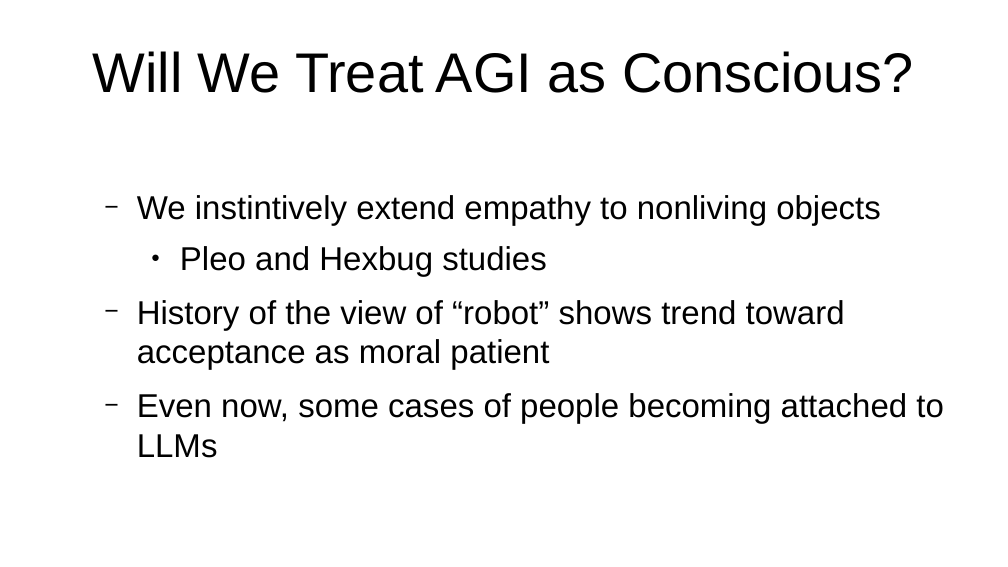
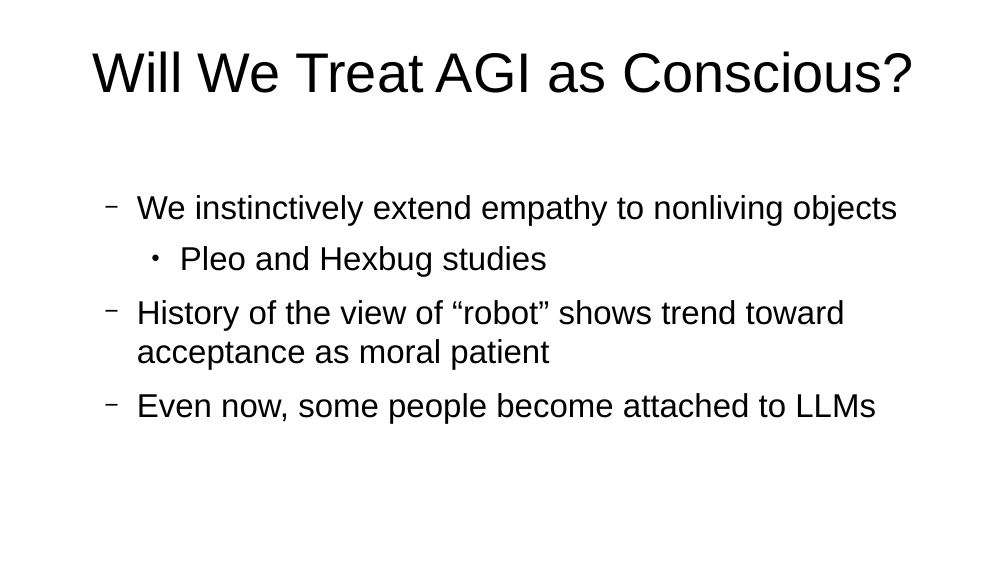
Before and after one commit to ClintStaley/AITalks, a slide deck: slide 8 of UATX/AIPhilosophy.odp. Drawn at 1008x567 pixels with LibreOffice and Linux fonts; fonts in the diff are those of the drawing. Boxes give left, top, right and bottom in pixels: in the first picture for what was removed or moved away, otherwise in the second. Text is boxed around its words. In the diff, an @@ line names an element or a change of style, - is before the commit and + after.

```diff
--- a/UATX/AIPhilosophy.odp
+++ b/UATX/AIPhilosophy.odp
@@ text at (x1=137, y1=195, x2=898, y2=226): text changed @@
-  − We instintively extend empathy to nonliving objects
+  − We instinctively extend empathy to nonliving objects
@@ text at (x1=137, y1=393, x2=876, y2=424): text changed @@
-  − Even now, some cases of people becoming attached to LLMs
+  − Even now, some people become attached to LLMs
```
Also in this commit, not shown: 1 other file.
